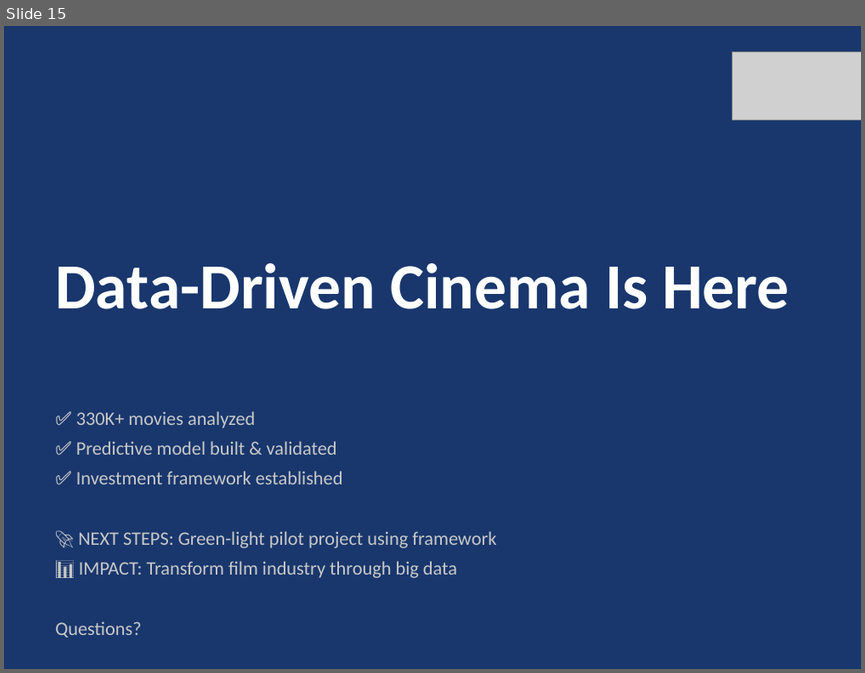
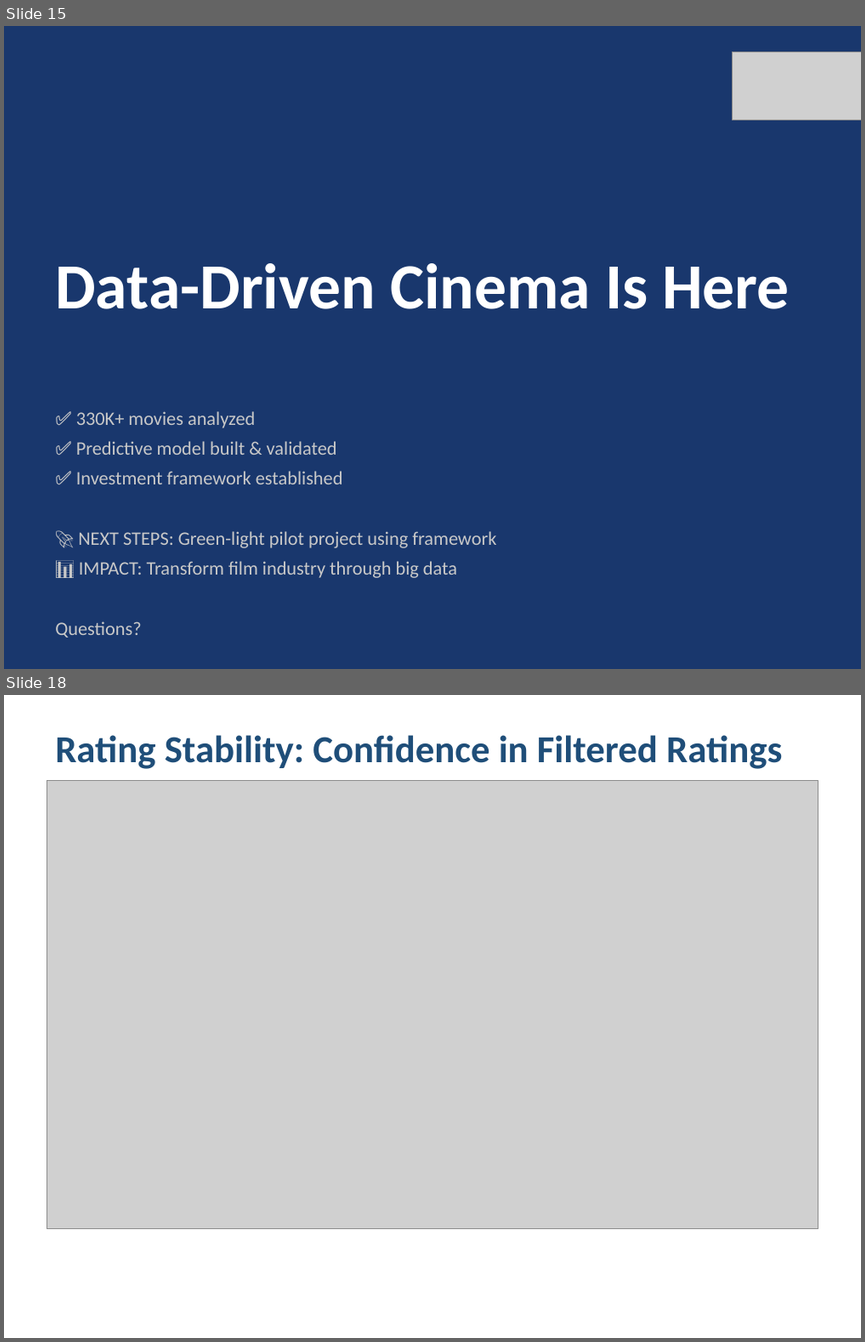
Before and after one commit to horacefonseca/bigdata_imdb_businesscase, a slide deck: presentation/IMDb_Business_Case_Presentation.pptx. Shown one above the other, each under a label of ours: slide 15 before the commit, slides 15 and 18 after it; the slides between them are not shown. The pictures are 865x673 and 865x1342 pixels, drawn with LibreOffice and Linux fonts; fonts in the diff are those of the drawing; grey boxes stand for pictures. Boxes give left, top, right and bottom in pixels: in the first picture for what was removed or moved away, otherwise in the second. Text is boxed around its words. In the diff, an @@ line names an element or a change of style, - is before the commit and + after.

```diff
--- a/presentation/IMDb_Business_Case_Presentation.pptx
+++ b/presentation/IMDb_Business_Case_Presentation.pptx
@@ slide 18 added at [4, 695, 861, 1338], background #FFFFFF @@
@@ text added at [55, 735, 782, 769], 32 pt, text #1F4E79, bold @@
+Rating Stability: Confidence in Filtered Ratings
@@ picture added at [46, 781, 818, 1229] @@
```
Also in this commit, not shown: 19 other slides added, 38 other files.
